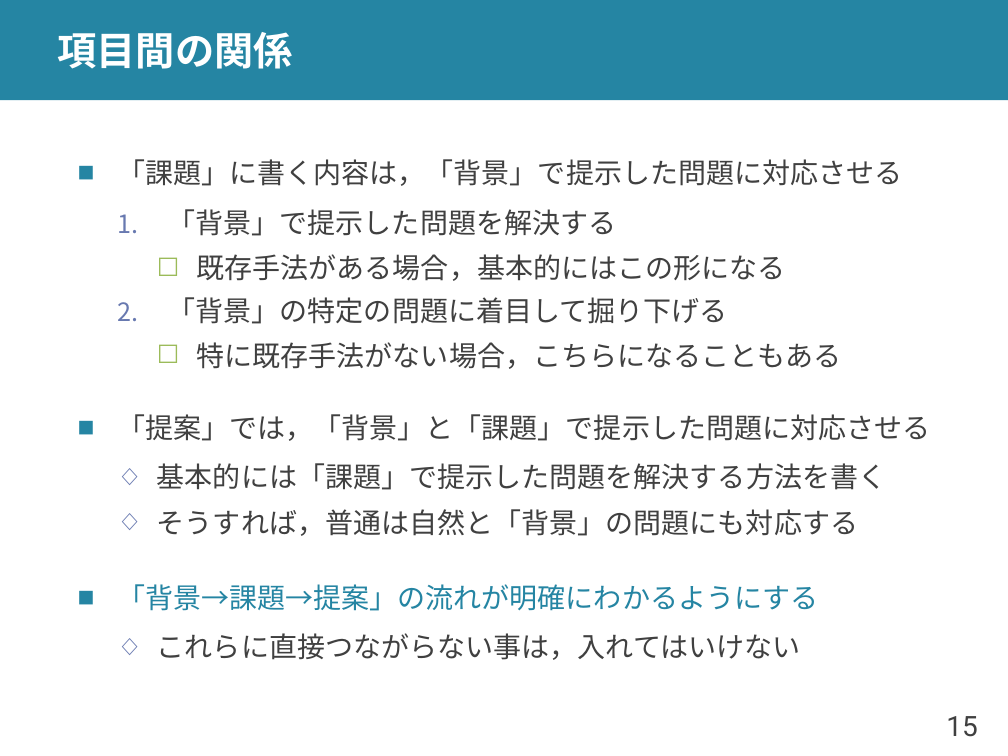
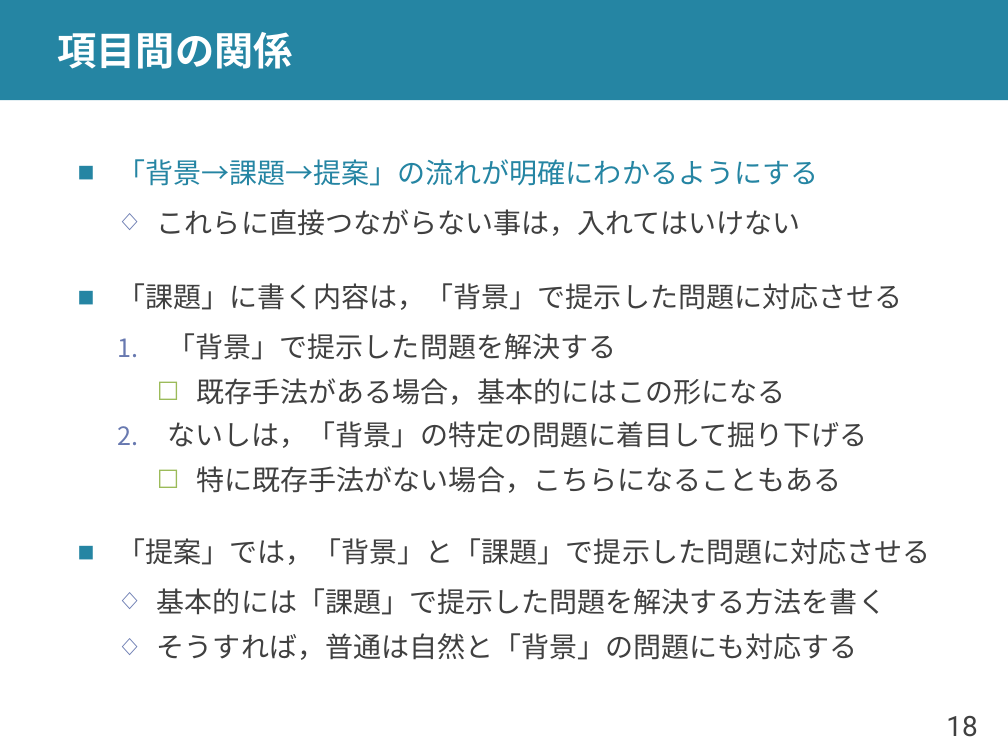
Before and after one commit to shioya-lab/how-to, a slide deck: slide 18 of plot.pptx (slide 15 before the commit). Drawn at 1008x756 pixels with LibreOffice and Linux fonts; fonts in the diff are those of the drawing. Boxes give left, top, right and bottom in pixels: in the first picture for what was removed or moved away, otherwise in the second. Text is boxed around its words. In the diff, an @@ line names an element or a change of style, - is before the commit and + after.

```diff
--- a/plot.pptx
+++ b/plot.pptx
@@ text at (117,159,818,236): paragraphs added @@
+■ 「背景→課題→提案」の流れが明確にわかるようにする
+  ◇ これらに直接つながらない事は，入れてはいけない
@@ text at (168,421,868,448): text changed @@
-  2. 「背景」の特定の問題に着目して掘り下げる
+  2. ないしは，「背景」の特定の問題に着目して掘り下げる
@@ text at (117,584,818,660): paragraphs removed @@
-■ 「背景→課題→提案」の流れが明確にわかるようにする
-  ◇ これらに直接つながらない事は，入れてはいけない
@@ page number at (946,716,977,737): text changed @@
-15
+18
```
Also in this commit, not shown: 14 other slides changed, 4 slides added, 1 other file.
